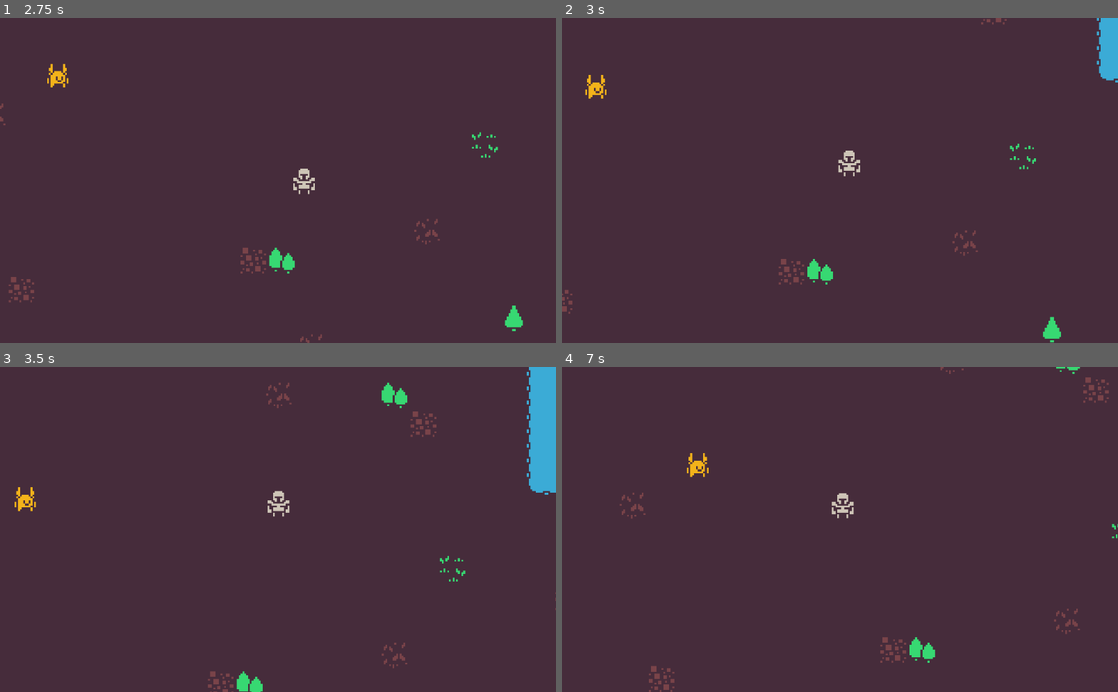
Above: before the commit, frames 1-4 (two rows, left to right).
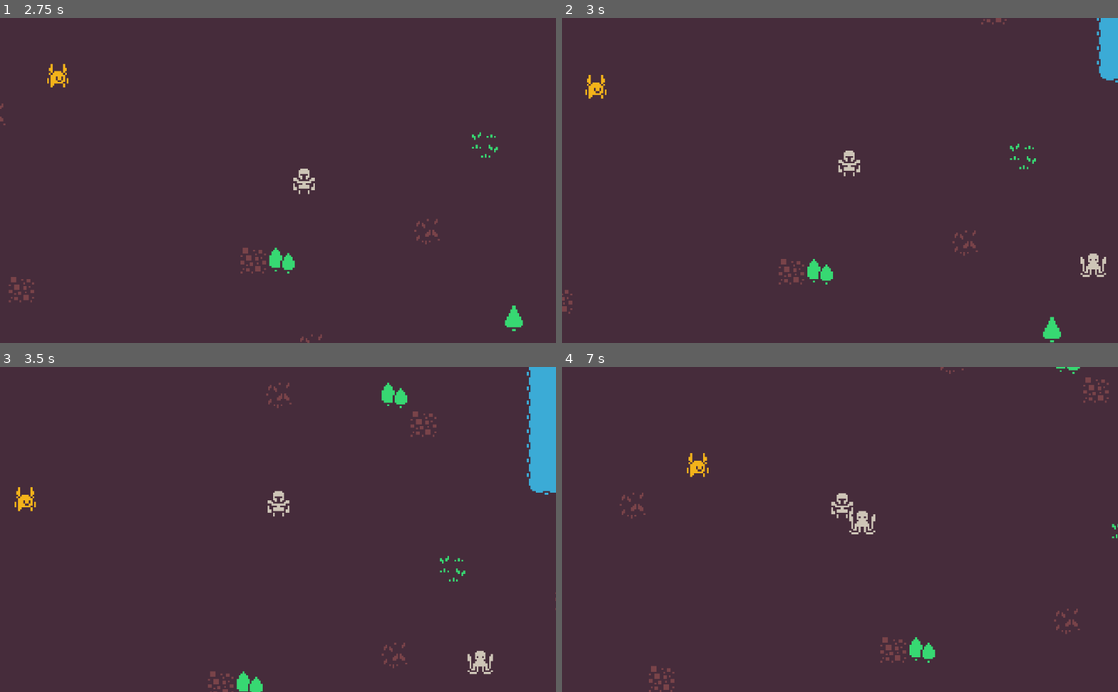
Above: after the commit, the same moments.

Repository: dsg-jam/LD46
Game: Godot game, scene res://assets/scenes/test.tscn
The game is run twice, just before and just after one commit, with the same random seed, the same clock (stepped at 60 frames per second) and the same inputs.
Inputs:
- Up to frame 1 (2.75 s): tap Enter at 0.5 s; hold Right (player_right) 0.53-1.28 s; hold Down (player_down) 1.28-2.03 s; hold Right (player_right) from 2.03 s (still down)
- Up to frame 2 (3 s): release Right (player_right) at 2.78 s; hold Up (player_up) from 2.78 s (still down)
- Up to frame 3 (3.5 s): keep holding Up (player_up)
- Up to frame 4 (7 s): release Up (player_up) at 3.53 s; hold Left (player_left) 3.53-5.03 s; hold Down (player_down) 5.03-5.78 s; hold Right (player_right) 5.78-6.53 s; hold Up (player_up) from 6.53 s (still down)

Frame 1 is identical in both runs. In frame 2, 0.2% of the frame differs, in the area x 93-98%, y 72-80%; in frame 3, 0.2%; in frame 4, 0.3%, in the area x 48-57%, y 38-52%.

Commit message:
Added enemy texture and cleaning up

Diff:
--- /dev/null
+++ b/assets/prefab/Enemy.tscn
@@ -0,0 +1,19 @@
+[gd_scene load_steps=4 format=2]
+
+[ext_resource path="res://assets/textures/enemies/enemies.tres" type="Texture" id=1]
+[ext_resource path="res://assets/scripts/EnemyControl.gd" type="Script" id=2]
+
+[sub_resource type="CapsuleShape2D" id=3]
+radius = 7.05161
+height = 2.25473
+
+[node name="Enemy" type="KinematicBody2D"]
+position = Vector2( 395.98, 150.946 )
+script = ExtResource( 2 )
+
+[node name="Sprite" type="Sprite" parent="."]
+texture = ExtResource( 1 )
+hframes = 6
+
+[node name="CollisionShape2D" type="CollisionShape2D" parent="."]
+shape = SubResource( 3 )
--- a/assets/scenes/test.tscn
+++ b/assets/scenes/test.tscn
@@ -1,19 +1,21 @@
-[gd_scene load_steps=7 format=2]
+[gd_scene load_steps=8 format=2]
 
 [ext_resource path="res://assets/scripts/PlayerMovement.gd" type="Script" id=1]
 [ext_resource path="res://assets/textures/animations/companion.tres" type="SpriteFrames" id=2]
 [ext_resource path="res://assets/textures/tilesets/map.tres" type="TileSet" id=3]
 [ext_resource path="res://assets/textures/player/idle.tres" type="Texture" id=4]
+[ext_resource path="res://assets/scripts/SpawnControl.gd" type="Script" id=5]
 
-[sub_resource type="CapsuleShape2D" id=2]
+[sub_resource type="CapsuleShape2D" id=1]
 radius = 3.0
 height = 3.25
 
-[sub_resource type="CapsuleShape2D" id=3]
+[sub_resource type="CapsuleShape2D" id=2]
 radius = 2.0
 height = 5.0
 
 [node name="Node2D" type="Node2D"]
+script = ExtResource( 5 )
 
 [node name="TileMap" type="TileMap" parent="."]
 tile_set = ExtResource( 3 )
--- /dev/null
+++ b/assets/scripts/EnemyControl.gd
@@ -0,0 +1,21 @@
+extends KinematicBody2D
+
+var health = 100
+var damage = 1
+var speed = 50
+
+
+# Called when the node enters the scene tree for the first time.
+func _ready():
+	pass
+
+
+
+func _physics_process(delta):
+
+
+	var dir = ($"../Companion".position - position).normalized()
+	var is_collision = move_and_collide(dir*speed*delta)
+
+	if is_collision:
+		print("Companion lost a health unit")
--- /dev/null
+++ b/assets/scripts/SpawnControl.gd
@@ -0,0 +1,14 @@
+extends Node
+
+var path = "res://assets/prefab/Enemy.tscn"
+
+# Called when the node enters the scene tree for the first time.
+func _ready():
+	var scene_resource = load(path)
+	var scene = scene_resource.instance()
+	add_child(scene)
+
+
+# Called every frame. 'delta' is the elapsed time since the previous frame.
+#func _process(delta):
+#	pass
--- /dev/null
+++ b/assets/textures/enemies/enemies.tres
@@ -0,0 +1,7 @@
+[gd_resource type="AtlasTexture" load_steps=2 format=2]
+
+[ext_resource path="res://assets/textures/atlas.png" type="Texture" id=1]
+
+[resource]
+atlas = ExtResource( 1 )
+region = Rect2( 400, 128, 96, 16 )
Not shown: 2 places in assets/scenes/test.tscn that only renumber resources
